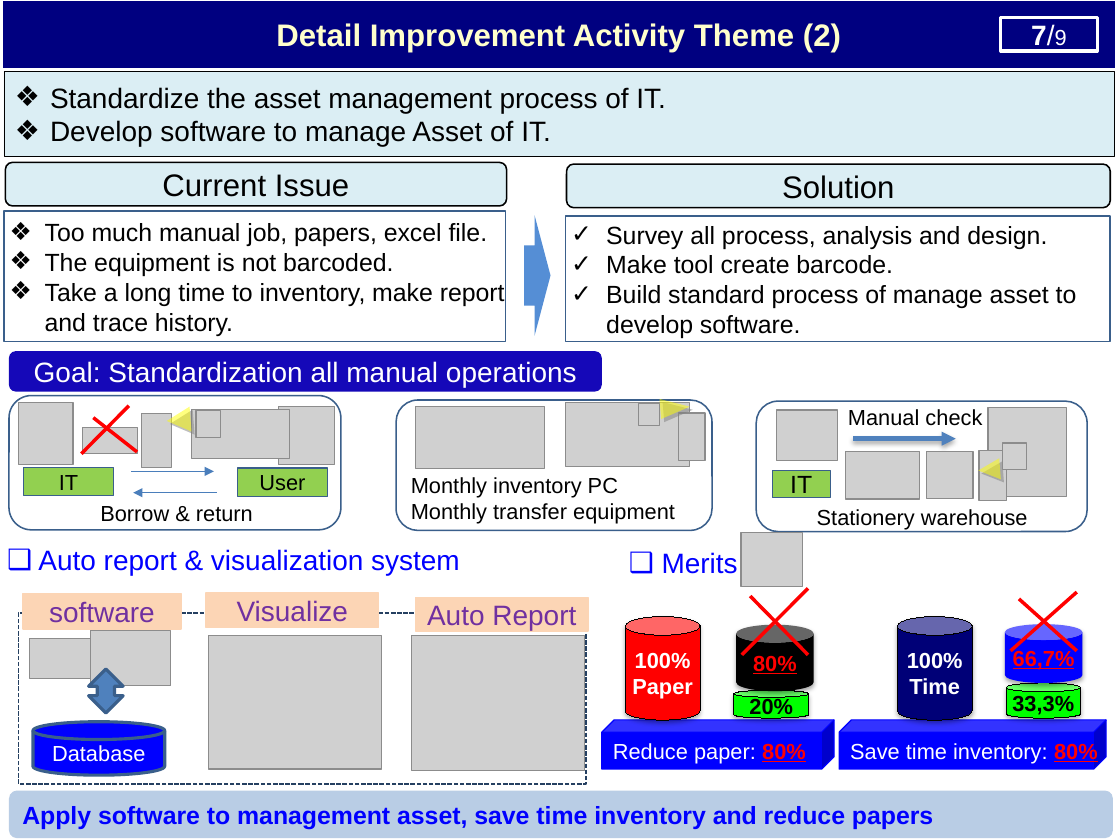
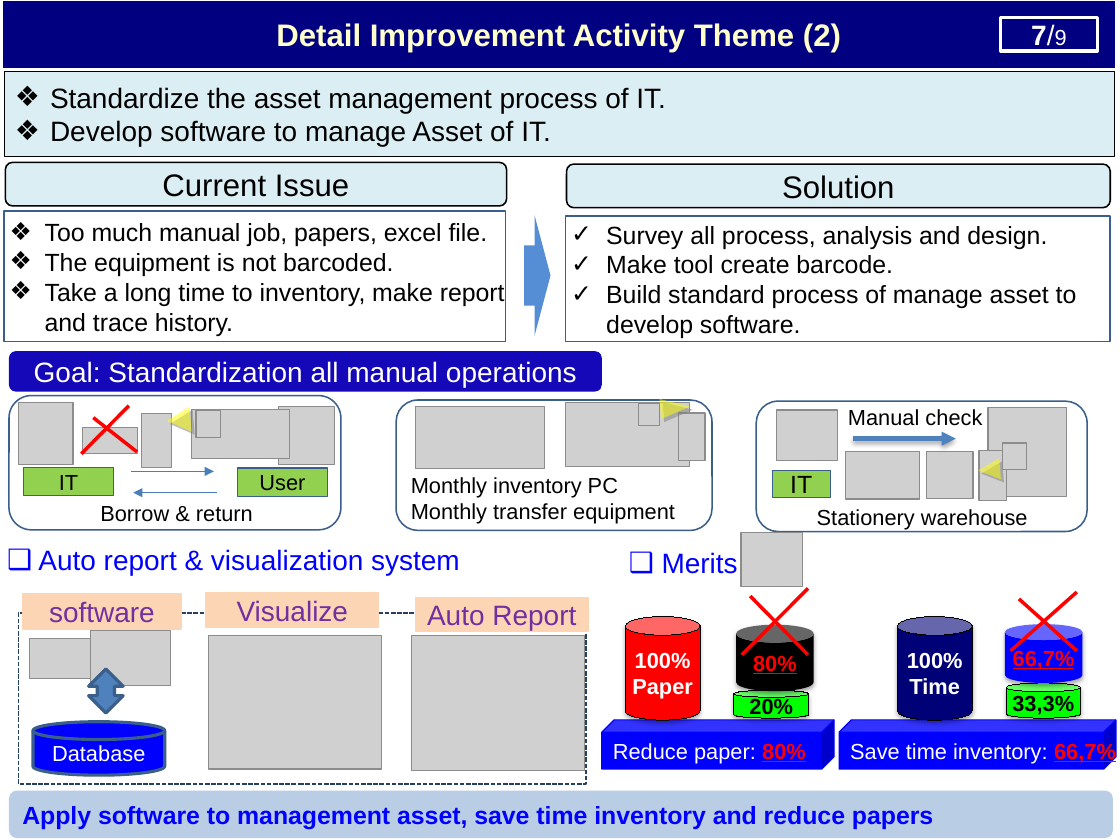
Before and after one commit to thietbicongnghevietnam/ReportPSNV, a slide deck: slide 8 of Report_Nguyen Nhu Minh.pptx. Drawn at 1120x840 pixels with LibreOffice and Linux fonts; fonts in the diff are those of the drawing; grey boxes stand for pictures. Boxes give left, top, right and bottom in pixels: in the first picture for what was removed or moved away, otherwise in the second. Text is boxed around its words. In the diff, an @@ line names an element or a change of style, - is before the commit and + after.

```diff
--- a/Report_Nguyen Nhu Minh.pptx
+++ b/Report_Nguyen Nhu Minh.pptx
@@ cube "Save time inventory: 66,7%": place and size @@
-cube "Save time inventory: 66,7%" at box(839, 720, 1105, 769)
+cube "Save time inventory: 66,7%" at box(839, 720, 1116, 769)
@@ text in cube at box(850, 743, 1116, 764): text changed @@
-Save time inventory: 80%
+Save time inventory: 66,7%
```
Also in this commit, not shown: 5 other slides changed, 3 other files.
